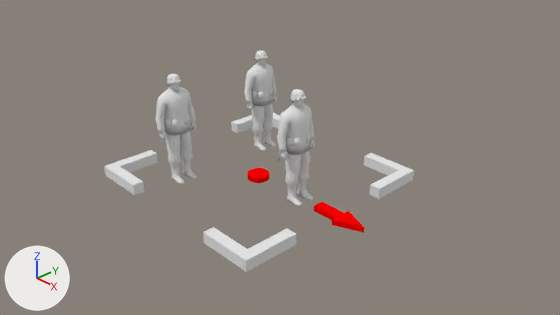
The Blender file cf_stand.blend as it was, and as the next commit left it.
Camera for both pictures: the file's camera 'Camera'. Every picture has the same lights, and +X, +Y and +Z are marked at lower left.

The first picture shows 'Circle', 'Cube', 'Plane', 'german_03.000_german_03.000', 'german_03.000_german_03.001', 'german_03.000_german_03.002', 'skin.000', 'skin.001', 'skin.003'.
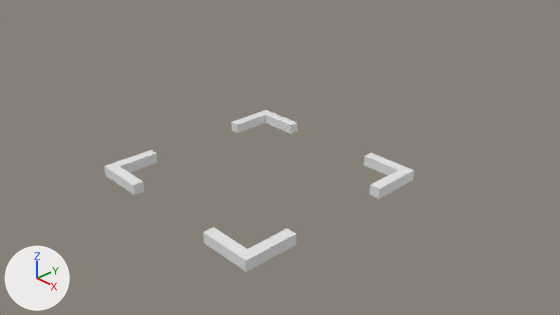
Pixel boxes (x1, y1, x2, y2) of what changed, in the pictures (560 x 315 px):
'skin.003', deleted: before (277, 99, 315, 206)
'skin.000', deleted: before (155, 82, 197, 184)
'skin.001', deleted: before (244, 58, 277, 151)
'Plane', deleted: before (314, 202, 364, 233)
'Circle', deleted: before (247, 168, 269, 183)
'german_03.000_german_03.002', deleted: before (290, 89, 306, 102)
'german_03.000_german_03.000', deleted: before (167, 74, 181, 86)
'german_03.000_german_03.001', deleted: before (255, 50, 268, 61)
part 1 of me_cube_001, built on: before (104, 113, 281, 195); after (104, 110, 298, 195)

The change, as a diff of the scene's bpy script:
```diff
--- a/cf_stand.blend.py
+++ b/cf_stand.blend.py
@@ me_cube_001 @@
 # used by ob_cube; location = (1.9, 0.0, 0.0); scale = (0.1, 2.0, 0.1)
-me_cube_001.from_pydata(...)  # 48 vertices, 40 faces; spans x -39.0..1.0, y -1.0..1.0, z 0.0..2.0
-me_cube_001.materials.append(mat_frame)  # white #e7e7e7
+me_cube_001.from_pydata(...)  # 48 vertices, 80 faces; spans x -39.0..1.0, y -1.0..1.0, z 0.0..2.0
+# me_cube_001 part 1
+# 20 faces are deleted
+# 40 new faces join them
@@ ob_plane @@
-ob_plane = bpy.data.objects.new('Plane', me_plane_001)
-ob_plane.location = (2.0, 0.0, 0.0)
-ob_plane.rotation_euler = (3.142, 0.0, 0.0)  # degrees (180, 0, 0)
-ob_plane.scale = (0.5, 0.2, 0.2)
@@ ob_circle @@
-ob_circle = bpy.data.objects.new('Circle', me_circle)
-ob_circle.location = (0.0, 0.0, 0.0)
-ob_circle.scale = (0.2, 0.2, 0.2)
@@ ob_skin_001 @@
-ob_skin_001 = bpy.data.objects.new('skin.001', me_skin_001)
-ob_skin_001.location = (-1.0, 1.0, 0.0)
-ob_skin_001.rotation_euler = (1.571, 0.0, 0.0)  # degrees (90, 0, 0)
@@ ob_german_03_000_german_03_001 @@
-ob_german_03_000_german_03_001 = bpy.data.objects.new('german_03.000_german_03.001', me_german_03_000_german_03_001)
-ob_german_03_000_german_03_001.location = (-1.0, 1.0, 0.0)
-ob_german_03_000_german_03_001.rotation_euler = (1.571, 0.0, 0.0)  # degrees (90, 0, 0)
@@ ob_german_03_000_german_03_000 @@
-ob_german_03_000_german_03_000 = bpy.data.objects.new('german_03.000_german_03.000', me_german_03_000_german_03_000)
-ob_german_03_000_german_03_000.location = (-1.0, -1.0, 0.0)
-ob_german_03_000_german_03_000.rotation_euler = (1.571, 0.0, 0.0)  # degrees (90, 0, 0)
@@ ob_skin_000 @@
-ob_skin_000 = bpy.data.objects.new('skin.000', me_skin_000)
-ob_skin_000.location = (-1.0, -1.0, 0.0)
-ob_skin_000.rotation_euler = (1.571, 0.0, 0.0)  # degrees (90, 0, 0)
@@ ob_skin_003 @@
-ob_skin_003 = bpy.data.objects.new('skin.003', me_skin_003)
-ob_skin_003.location = (1.0, 0.0, 0.0)
-ob_skin_003.rotation_euler = (1.571, 0.0, 0.0)  # degrees (90, 0, 0)
@@ ob_german_03_000_german_03_002 @@
-ob_german_03_000_german_03_002 = bpy.data.objects.new('german_03.000_german_03.002', me_german_03_000_german_03_002)
-ob_german_03_000_german_03_002.location = (1.0, 0.0, 0.0)
-ob_german_03_000_german_03_002.rotation_euler = (1.571, 0.0, 0.0)  # degrees (90, 0, 0)
```
